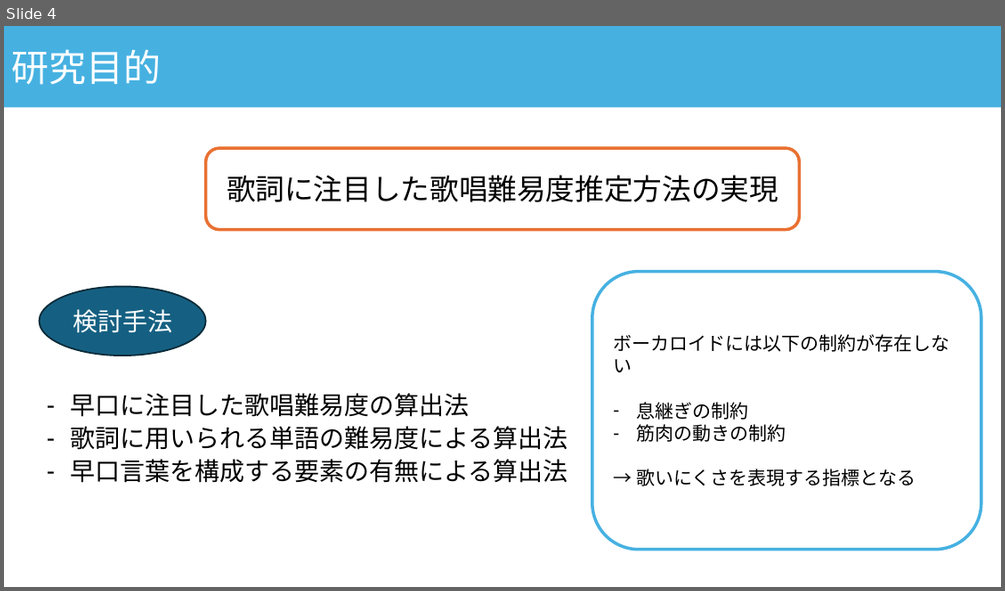
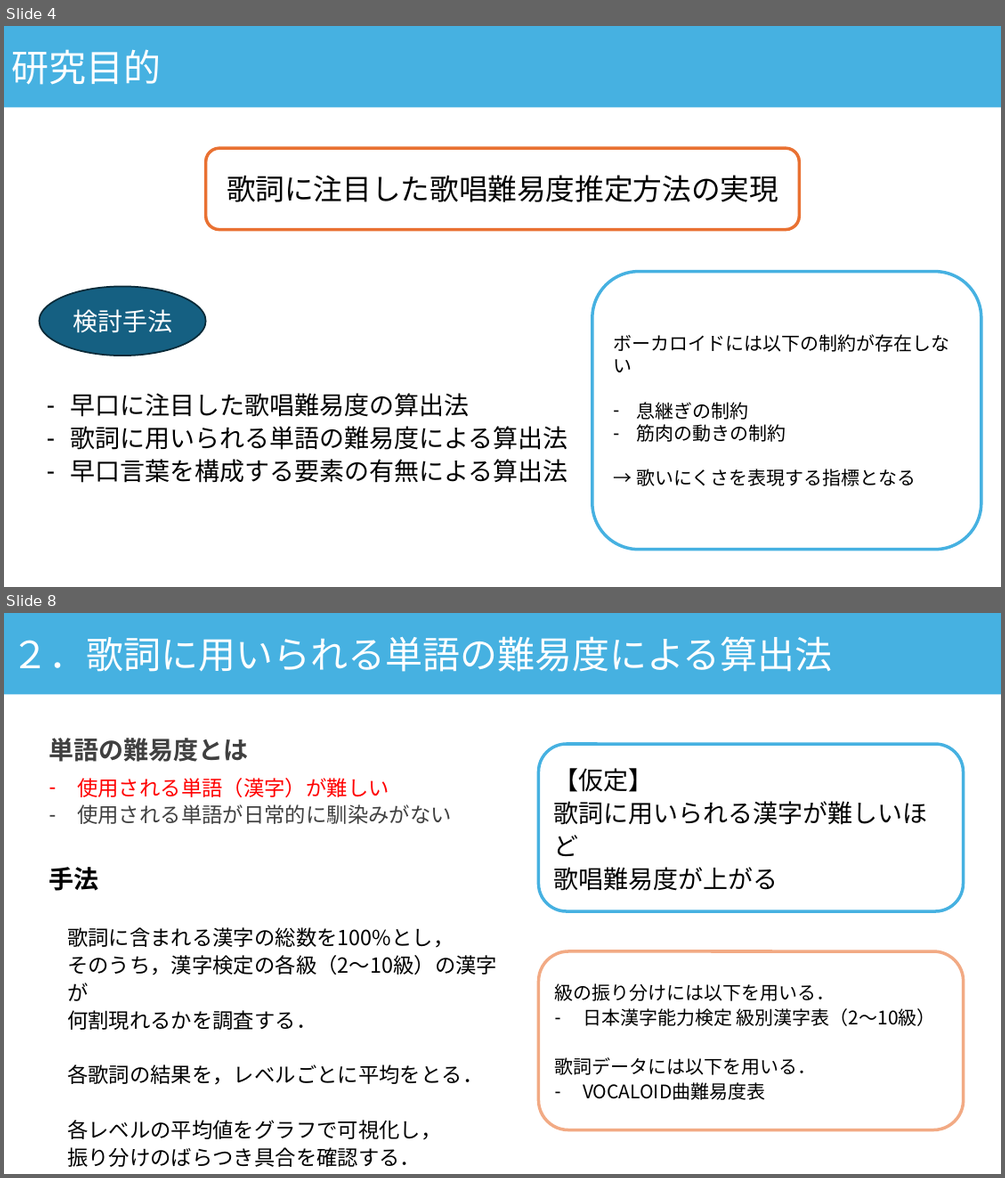
Before and after one commit to asn407/20241221, a slide deck: 年末発表.pptx. Shown one above the other, each under a label of ours: slide 4 before the commit, slides 4 and 8 after it; the slides between them are not shown. The pictures are 1005x591 and 1005x1178 pixels, drawn with LibreOffice and Linux fonts; fonts in the diff are those of the drawing. Boxes give left, top, right and bottom in pixels: in the first picture for what was removed or moved away, otherwise in the second. Text is boxed around its words. In the diff, an @@ line names an element or a change of style, - is before the commit and + after.

Commit message:
docs: 漢字による歌唱難易度推定のスライド作成

```diff
--- a/年末発表.pptx
+++ b/年末発表.pptx
@@ slide 8 added at [4,613,1001,1174], background #FFFFFF @@
@@ rectangle added at [4,613,1001,695], fill #46B1E1, 36 pt, text #FFFFFF @@
+２．歌詞に用いられる単語の難易度による算出法
@@ text added at [49,738,249,762], 24 pt, text #404040, bold @@
+単語の難易度とは
@@ rounded rectangle added at [539,744,963,911], outline #46B1E1 3 pt, 24 pt, text #000000 @@
+【仮定】
+歌詞に用いられる漢字が難しいほど
+歌唱難易度が上がる
@@ text added at [77,778,452,824], 20 pt, text #404040 @@
+– 使用される単語（漢字）が難しい
+– 使用される単語が日常的に馴染みがない
@@ text added at [49,867,99,891], 24 pt, text #000000, bold @@
+手法
@@ text added at [67,927,497,1167], 20 pt, text #000000 @@
+歌詞に含まれる漢字の総数を100%とし，
+そのうち，漢字検定の各級（2～10級）の漢字が
+何割現れるかを調査する．
+各歌詞の結果を，レベルごとに平均をとる．
+各レベルの平均値をグラフで可視化し，
+振り分けのばらつき具合を確認する．
@@ rounded rectangle added at [539,951,963,1130], outline #F2AA84 3 pt, 18 pt, text #000000 @@
+級の振り分けには以下を用いる．
+– 日本漢字能力検定 級別漢字表（2～10級）
+歌詞データには以下を用いる．
+– VOCALOID曲難易度表
```
Also in this commit, not shown: 1 slide changed, 5 other slides added, 1 other file.
